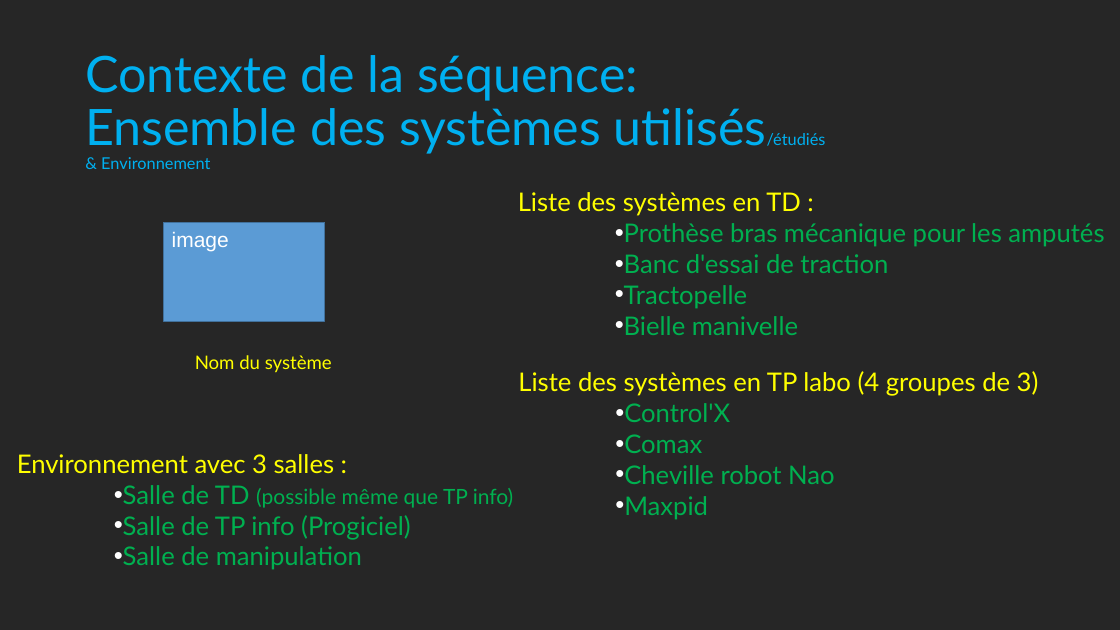
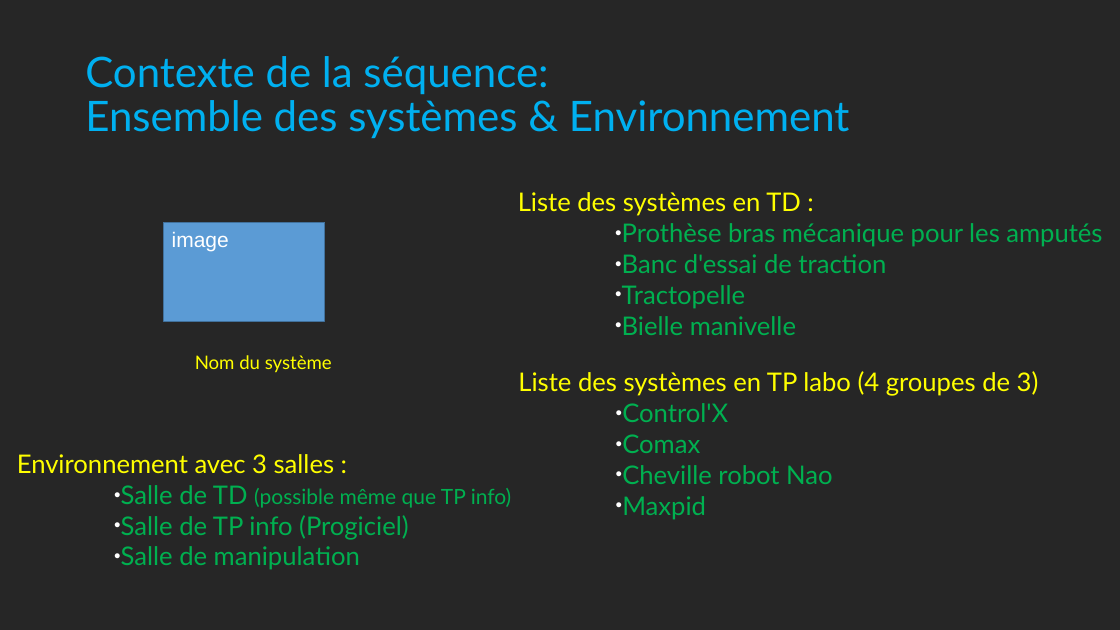
Before and after one commit to Chonamalus/Agreg, a slide deck: slide 5 of AGRG3b-Global.odp. Drawn at 1120x630 pixels with LibreOffice and Linux fonts; fonts in the diff are those of the drawing. Boxes give left, top, right and bottom in pixels: in the first picture for what was removed or moved away, otherwise in the second. Text is boxed around its words. In the diff, an @@ line names an element or a change of style, - is before the commit and + after.

```diff
--- a/AGRG3b-Global.odp
+++ b/AGRG3b-Global.odp
@@ title at [85, 56, 849, 139]: text changed; size 43 to 36 pt @@
-Contexte de la séquence:
-Ensemble des systèmes utilisés/étudiés
-& Environnement
+Contexte de la séquence:
+Ensemble des systèmes & Environnement
@@ text at [622, 223, 1102, 335]: bullet • to ● @@
@@ text at [622, 403, 832, 520]: bullet • to ● @@
@@ text at [121, 485, 511, 570]: bullet • to ● @@
```
Also in this commit, not shown: 11 other slides changed, 3 other files.
